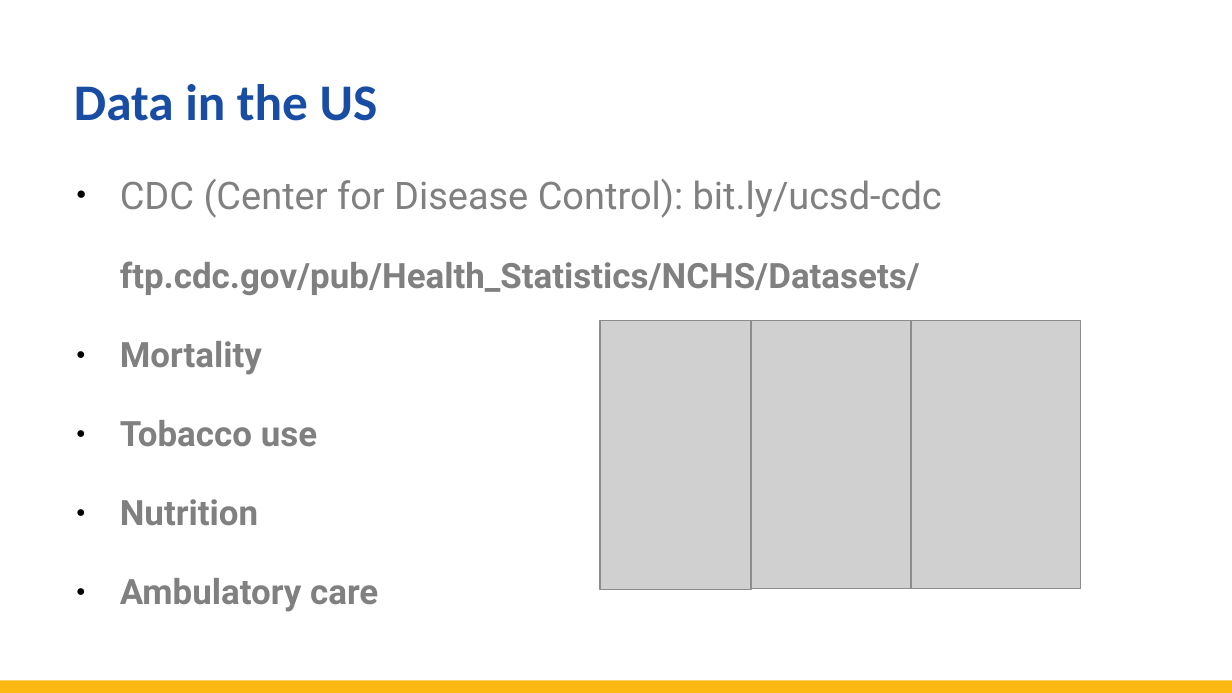
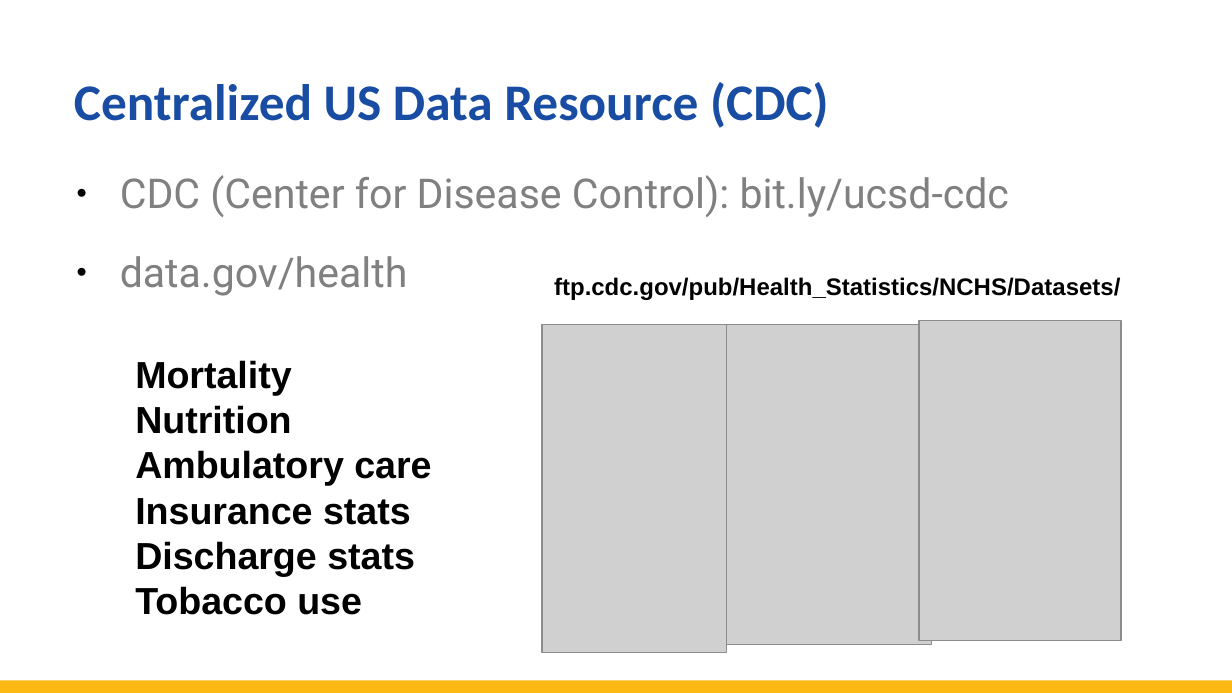
Before and after one commit to totalgood/dsdh, a slide deck: slide 4 of modules/L04/DHDS-L4-clinical.odp. Drawn at 1232x693 pixels with LibreOffice and Linux fonts; fonts in the diff are those of the drawing; grey boxes stand for pictures. Boxes give left, top, right and bottom in pixels: in the first picture for what was removed or moved away, otherwise in the second. Text is boxed around its words. In the diff, an @@ line names an element or a change of style, - is before the commit and + after.

```diff
--- a/modules/L04/DHDS-L4-clinical.odp
+++ b/modules/L04/DHDS-L4-clinical.odp
@@ title at (x1=74, y1=82, x2=829, y2=128): text changed @@
-Data in the US
+Centralized US Data Resource (CDC)
@@ text at (x1=120, y1=175, x2=1009, y2=217): size 22.2 to 24 pt in "CDC (Center for Disease Control): bit.ly/ucsd-cdc" @@
@@ text at (x1=120, y1=256, x2=408, y2=296): text changed; size 20.4 to 24 pt; bold off @@
-ftp.cdc.gov/pub/Health_Statistics/NCHS/Datasets/
-● Mortality
-● Tobacco use
-● Nutrition
-● Ambulatory care
+● data.gov/health
@@ text added at (x1=554, y1=277, x2=1120, y2=300), 14 pt, text #000000, bold @@
+ftp.cdc.gov/pub/Health_Statistics/NCHS/Datasets/
@@ picture resized from (x1=600, y1=320, x2=752, y2=590) to (x1=542, y1=324, x2=727, y2=653) @@
@@ picture resized from (x1=752, y1=320, x2=924, y2=589) to (x1=727, y1=324, x2=933, y2=644) @@
@@ picture resized from (x1=912, y1=320, x2=1080, y2=589) to (x1=919, y1=320, x2=1121, y2=641) @@
@@ text added at (x1=135, y1=360, x2=431, y2=615), 22 pt, text #000000, bold @@
+Mortality
+Nutrition
+Ambulatory care
+Insurance stats
+Discharge stats
+Tobacco use
```
Also in this commit, not shown: 4 other slides changed, 13 slides added, 2 slides removed, 24 other files.
